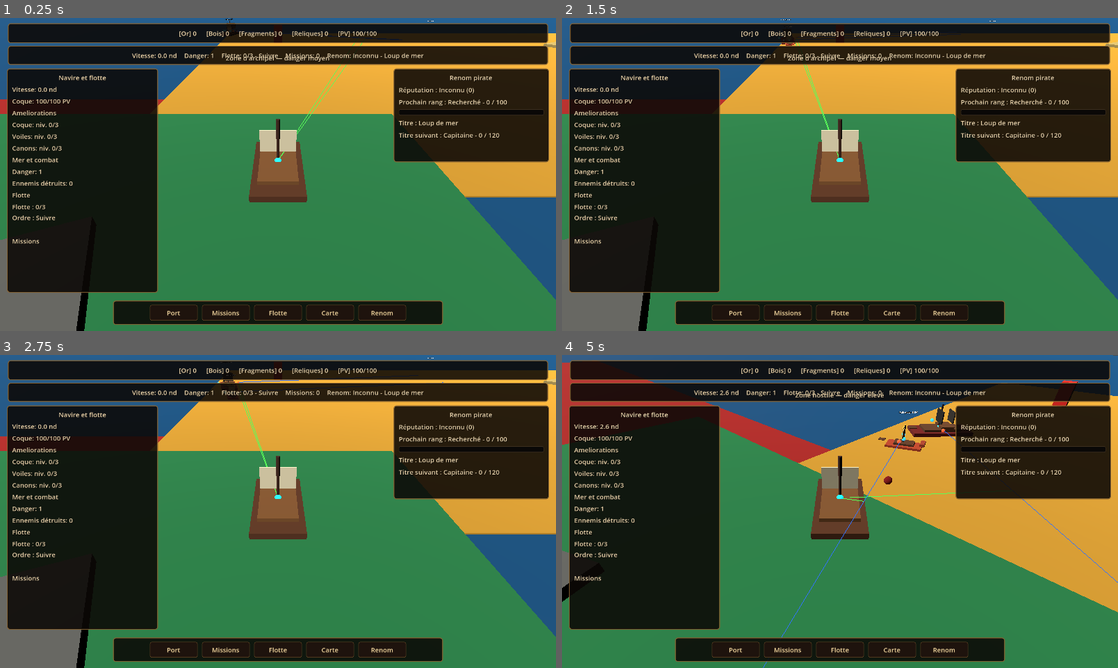
Above: before the commit, frames 1-4 (two rows, left to right).
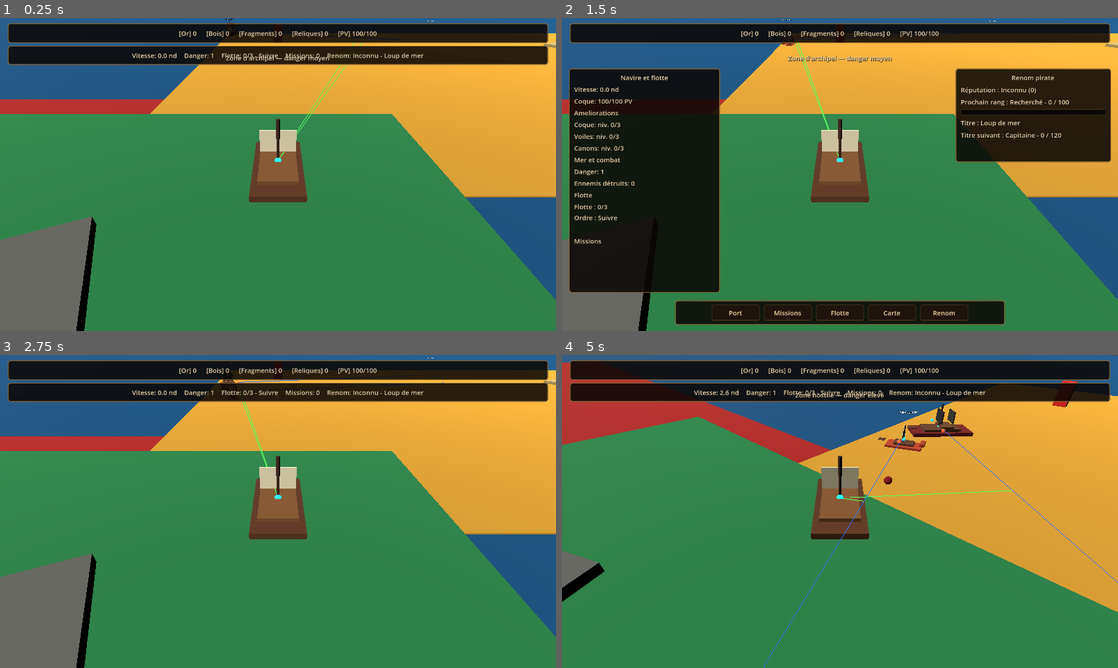
Above: after the commit, the same moments.

Repository: blou132/jeux-pirate
Game: Godot game, scene res://scenes/world/World.tscn
Two runs of this game, one before a commit and one after it. Both use one fixed random seed, a clock stepped at 60 frames per second and the inputs below.
Inputs (mouse positions are in pixels of both pictures, inside the frame that each line leads up to):
- Up to frame 1 (0.25 s): no input
- Up to frame 2 (1.5 s): tap Enter at 0.5 s; move the mouse to (962, 158) at 0.52 s; hold D 0.53-1.25 s; tap Tab at 0.6 s; click (962, 158) at 0.67 s; tap E at 0.8 s; drag from (728, 190) to (812, 237) at 1.27 s
- Up to frame 3 (2.75 s): tap Space at 2 s; move the mouse to (333, 442) at 2.02 s; hold D from 2.03 s (still down); tap Tab at 2.1 s; tap E at 2.3 s
- Up to frame 4 (5 s): release D at 2.75 s; drag from (812, 574) to (673, 464) at 2.77 s; move the mouse to (1006, 558) at 3.52 s; hold A 3.53-4.25 s; hold Z 3.53-4.25 s; tap E at 3.8 s; tap Escape at 4.15 s; drag from (673, 464) to (756, 433) at 4.27 s

The runs differ from the first frame. In frame 1, 32% of the frame differs, in the area x 1-99%, y 16-98%; in frame 2, 6.0%; in frame 3, 32%; in frame 4, 32%.

Commit message:
feat: add HUD detail toggle

Diff:
--- a/scripts/ui/HUD.gd
+++ b/scripts/ui/HUD.gd
@@ -13,6 +13,7 @@
 @onready var compact_fleet_label: Label = $HUDRoot/CompactSailingPanel/CompactRow/CompactFleetLabel
 @onready var compact_quest_label: Label = $HUDRoot/CompactSailingPanel/CompactRow/CompactQuestLabel
 @onready var compact_reputation_label: Label = $HUDRoot/CompactSailingPanel/CompactRow/CompactReputationLabel
+@onready var left_status_panel: Control = $HUDRoot/LeftStatusPanel
 @onready var hull_level_label: Label = $HUDRoot/LeftStatusPanel/LeftVBox/HullLevelLabel
 @onready var sails_level_label: Label = $HUDRoot/LeftStatusPanel/LeftVBox/SailsLevelLabel
 @onready var cannons_level_label: Label = $HUDRoot/LeftStatusPanel/LeftVBox/CannonsLevelLabel
@@ -26,6 +27,7 @@
 @onready var reputation_progress_bar: ProgressBar = $HUDRoot/RightReputationPanel/ReputationVBox/ReputationProgressBar
 @onready var pirate_title_label: Label = $HUDRoot/RightReputationPanel/ReputationVBox/PirateTitleLabel
 @onready var title_progress_label: Label = $HUDRoot/RightReputationPanel/ReputationVBox/TitleProgressLabel
+@onready var bottom_navigation_bar: Control = $HUDRoot/BottomNavigationBar
 @onready var context_panel: Control = $HUDRoot/MessagePanel
 @onready var context_label: Label = $HUDRoot/MessagePanel/ContextLabel
 @onready var zone_notification_label: Label = $HUDRoot/ZoneNotificationContainer/ZoneNotificationLabel
@@ -42,19 +44,47 @@
 var _temporary_message_version: int = 0
 var _current_zone_message: String = ""
 var _zone_notification_version: int = 0
+var _detailed_hud_requested: bool = false
+var _detailed_hud_forced: bool = false
 
 
 func _ready() -> void:
+	process_mode = Node.PROCESS_MODE_ALWAYS
 	add_to_group("hud")
 	context_panel.visible = false
 	context_label.visible = false
 	zone_notification_label.visible = false
+	_apply_hud_mode()
 	_connect_game_state()
 	_connect_upgrade_system()
 	_connect_quest_system()
 	_connect_reputation_system()
 	call_deferred("_bind_player_from_tree")
 	call_deferred("_bind_fleet_from_tree")
+
+
+func _unhandled_input(event: InputEvent) -> void:
+	if event is InputEventKey and event.pressed and not event.echo and event.keycode == KEY_TAB:
+		_detailed_hud_requested = not _detailed_hud_requested
+		_apply_hud_mode()
+		get_viewport().set_input_as_handled()
+
+
+func set_detail_hud_forced(is_forced: bool) -> void:
+	_detailed_hud_forced = is_forced
+	_apply_hud_mode()
+
+
+func _is_detailed_hud_visible() -> bool:
+	return _detailed_hud_requested or _detailed_hud_forced
+
+
+func _apply_hud_mode() -> void:
+	var show_details := _is_detailed_hud_visible()
+	compact_panel.visible = not show_details
+	left_status_panel.visible = show_details
+	reputation_panel.visible = show_details and _reputation_system != null
+	bottom_navigation_bar.visible = show_details
 
 
 func set_player(player: Node) -> void:
@@ -408,7 +438,7 @@
 
 
 func _set_reputation_panel_visible(is_visible: bool) -> void:
-	reputation_panel.visible = is_visible
+	reputation_panel.visible = is_visible and _is_detailed_hud_visible()
 	reputation_label.visible = is_visible
 	reputation_progress_label.visible = is_visible
 	reputation_progress_bar.visible = is_visible
--- a/scripts/ui/PortMenu.gd
+++ b/scripts/ui/PortMenu.gd
@@ -67,6 +67,7 @@
 
 func open(player: Node) -> void:
 	_player = player
+	_set_hud_detail_mode(true)
 	status_label.text = ""
 	upgrades_container.visible = false
 	missions_container.visible = false
@@ -87,6 +88,7 @@
 		return
 
 	root_control.visible = false
+	_set_hud_detail_mode(false)
 	if not _previous_pause_state:
 		get_tree().paused = false
 	closed.emit()
@@ -94,6 +96,12 @@
 
 func is_open() -> bool:
 	return root_control.visible
+
+
+func _set_hud_detail_mode(is_forced: bool) -> void:
+	var hud := get_tree().get_first_node_in_group("hud")
+	if hud != null and hud.has_method("set_detail_hud_forced"):
+		hud.set_detail_hud_forced(is_forced)
 
 
 func _on_repair_pressed() -> void:
